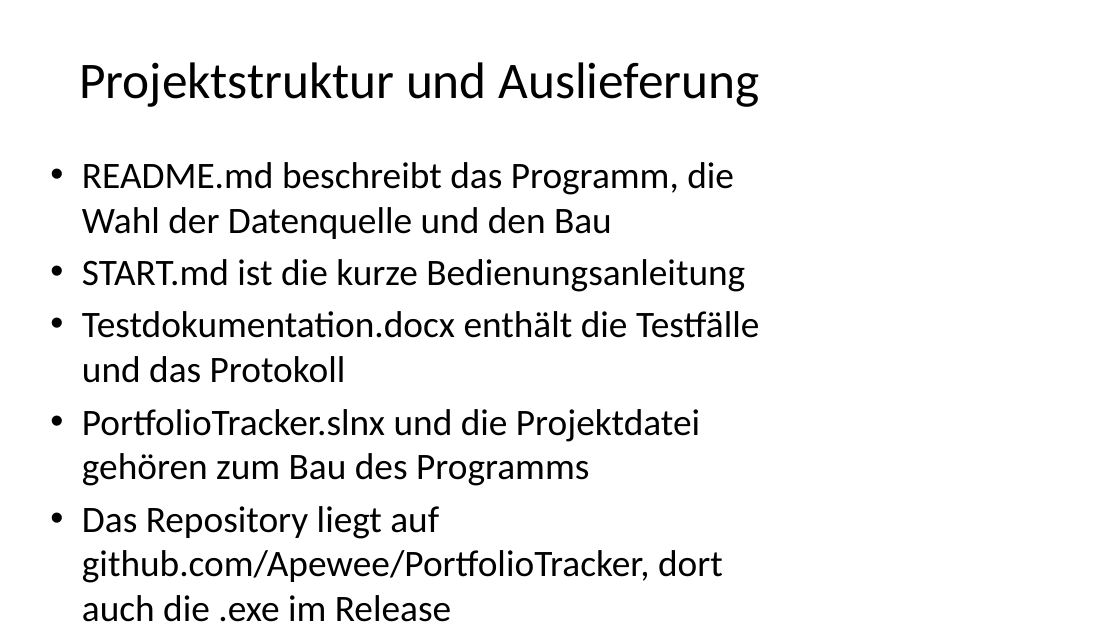
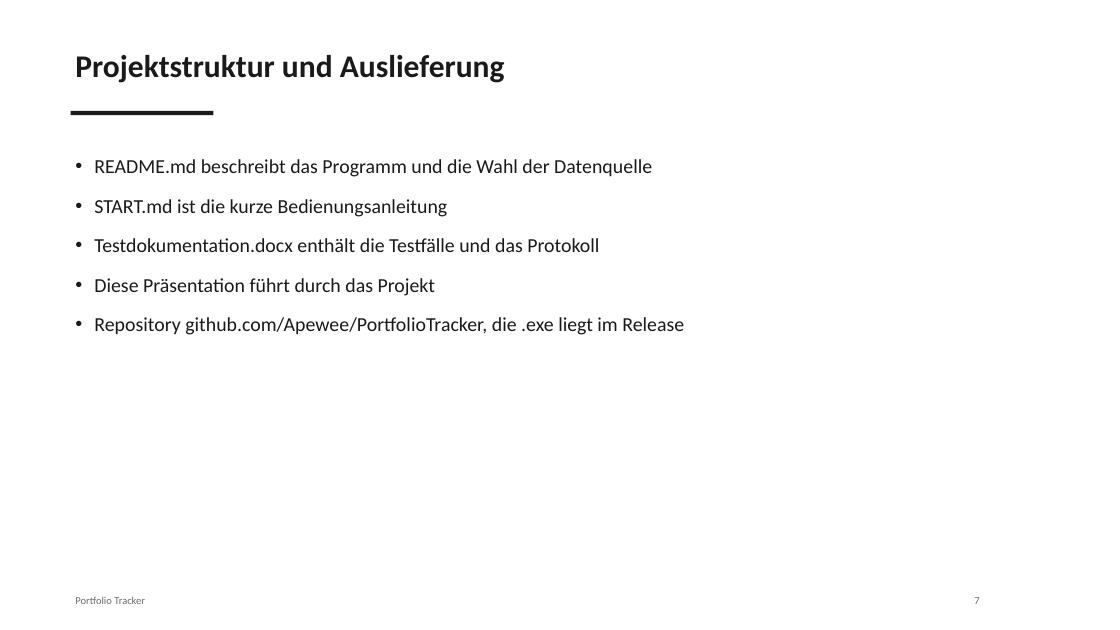
Before and after one commit to Apewee/PortfolioTracker, a slide deck: slide 8 of PortfolioPräsentation.pptx (slide 7 before the commit). Drawn at 1120x630 pixels with LibreOffice and Linux fonts; fonts in the diff are those of the drawing. Boxes give left, top, right and bottom in pixels: in the first picture for what was removed or moved away, otherwise in the second. Text is boxed around its words. In the diff, an @@ line names an element or a change of style, - is before the commit and + after.

```diff
--- a/PortfolioPräsentation.pptx
+++ b/PortfolioPräsentation.pptx
@@ text "Projektstruktur und Auslieferung": place and size @@
-text "Projektstruktur und Auslieferung" at bbox=[79, 62, 759, 107]
+text "Projektstruktur und Auslieferung" at bbox=[75, 55, 505, 83]
@@ text "Projektstruktur und Auslieferung" at bbox=[75, 55, 505, 83]: size 44 to 27 pt, text colour #000000 to #1A1A1A, bold on; alignment centre to left; vertical alignment middle to top @@
@@ rectangle added at bbox=[71, 111, 213, 115], fill #1A1A1A @@
@@ text "README.md beschreibt das Programm und ...": place and size @@
-text "README.md beschreibt das Programm und ..." at bbox=[82, 162, 759, 583]
+text "README.md beschreibt das Programm und ..." at bbox=[94, 159, 684, 335]
@@ text at bbox=[94, 159, 652, 177]: text changed; size 32 to 17 pt; text colour #000000 to #1A1A1A @@
-• README.md beschreibt das Programm, die Wahl der Datenquelle und den Bau
+• README.md beschreibt das Programm und die Wahl der Datenquelle
@@ text at bbox=[94, 199, 599, 252]: size 32 to 17 pt, text colour #000000 to #1A1A1A in "START.md ist die kurze Bedienungsanleitung", "Testdokumentation.docx enthält die Testfälle und das Protoko ..."; indent changed; line spacing 1 to 1.12; more space between paragraphs @@
@@ text at bbox=[94, 278, 684, 335]: text changed; size 32 to 17 pt; text colour #000000 to #1A1A1A @@
-• PortfolioTracker.slnx und die Projektdatei gehören zum Bau des Programms
-• Das Repository liegt auf github.com/Apewee/PortfolioTracker, dort auch die .exe im Release
+• Diese Präsentation führt durch das Projekt
+• Repository github.com/Apewee/PortfolioTracker, die .exe liegt im Release
@@ text added at bbox=[75, 597, 145, 604], 9 pt, text #6B6B6B @@
+Portfolio Tracker
@@ text added at bbox=[974, 597, 979, 604], 9 pt, text #6B6B6B @@
+7
```
Also in this commit, not shown: 8 other slides changed, 1 slide added.
